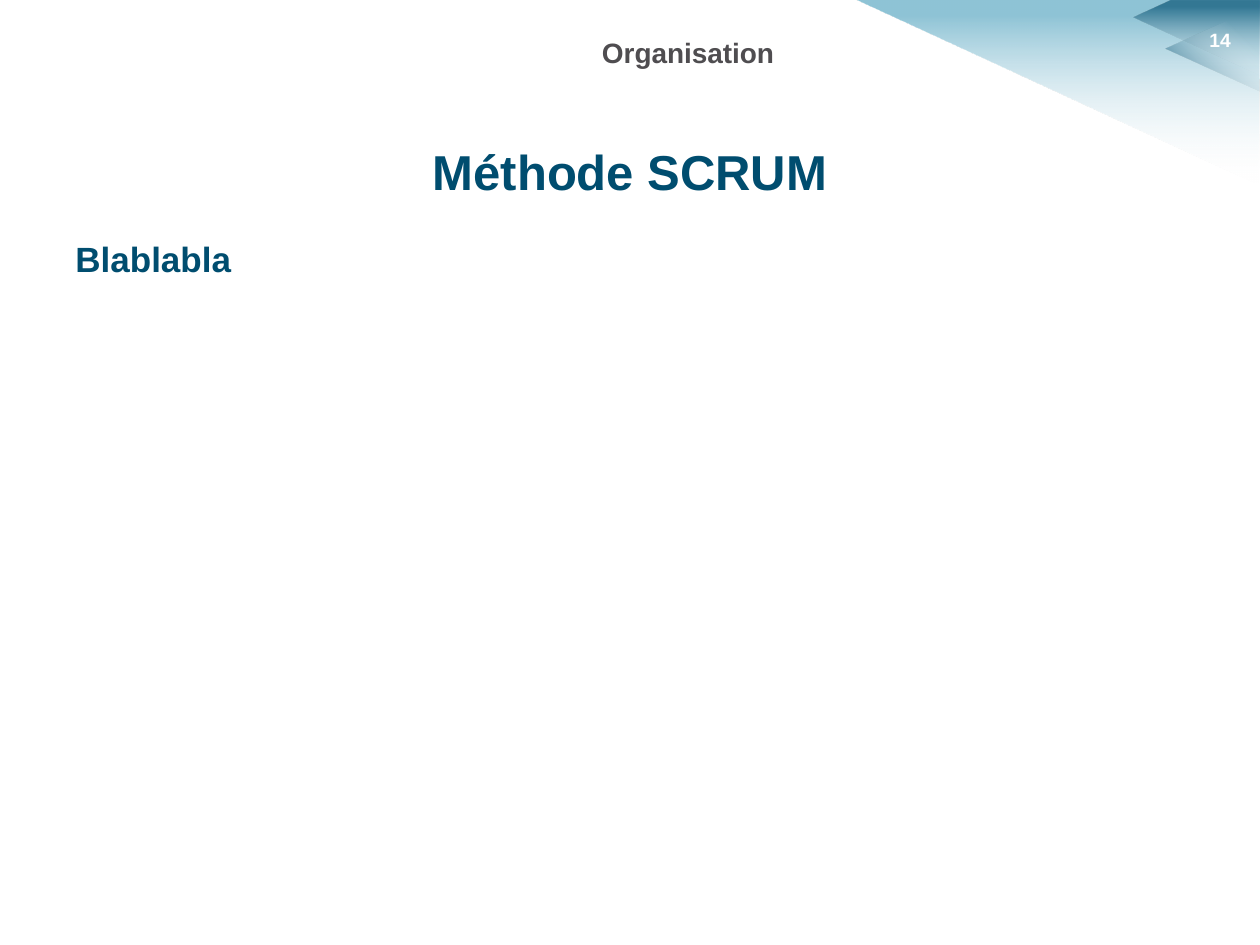
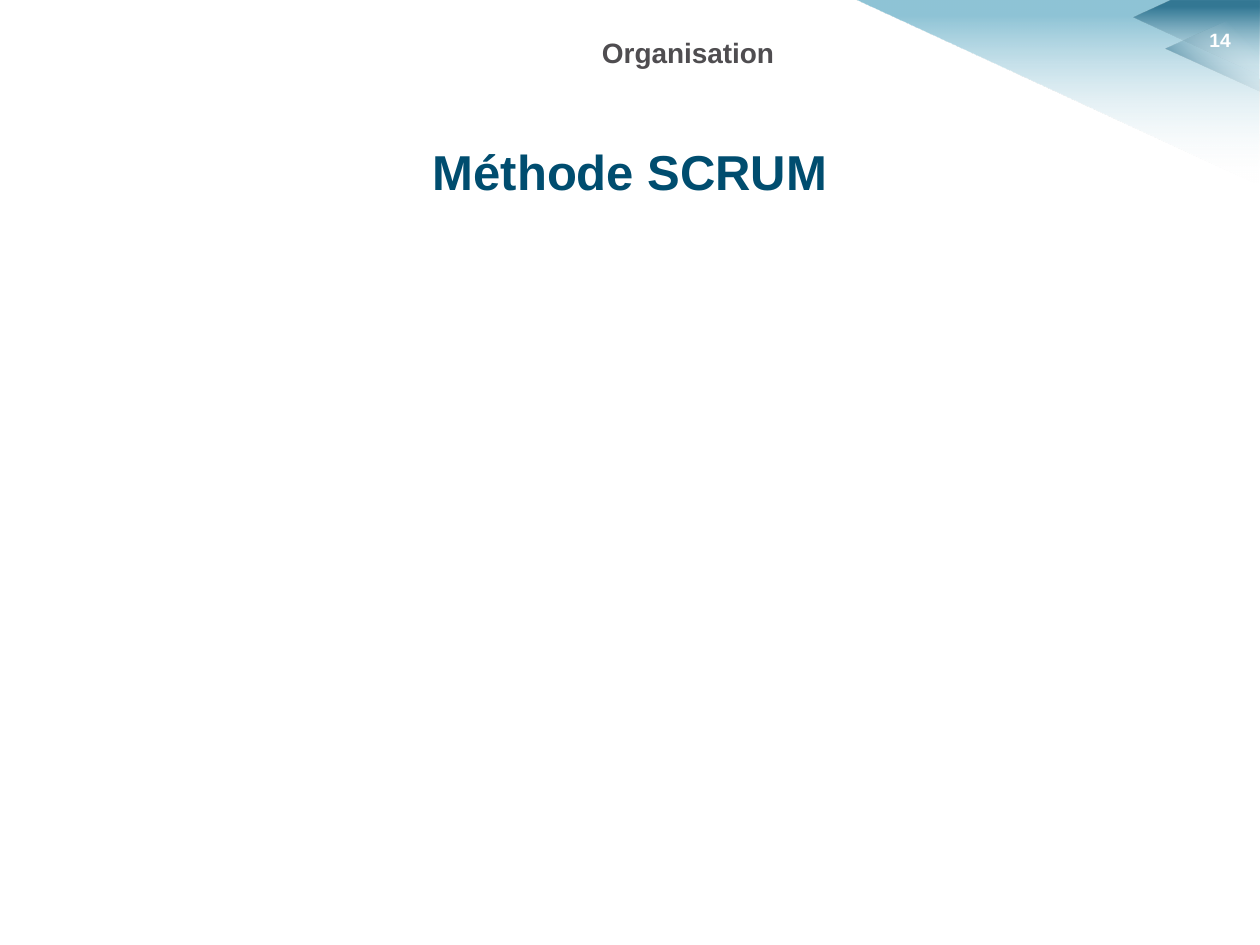
Before and after one commit to HKervadec/korrigolo, a slide deck: slide 14 of soutenances/planification/soutenance_planification.pptx. Drawn at 1260x945 pixels with LibreOffice and Linux fonts; fonts in the diff are those of the drawing; background and template pictures are left out. Boxes give left, top, right and bottom in pixels: in the first picture for what was removed or moved away, otherwise in the second. Text is boxed around its words. In the diff, an @@ line names an element or a change of style, - is before the commit and + after.

```diff
--- a/soutenances/planification/soutenance_planification.pptx
+++ b/soutenances/planification/soutenance_planification.pptx
@@ text at [75, 246, 231, 273]: paragraph removed @@
-Blablabla
```
Also in this commit, not shown: 9 other slides changed, 5 slides added, 5 slides removed.
